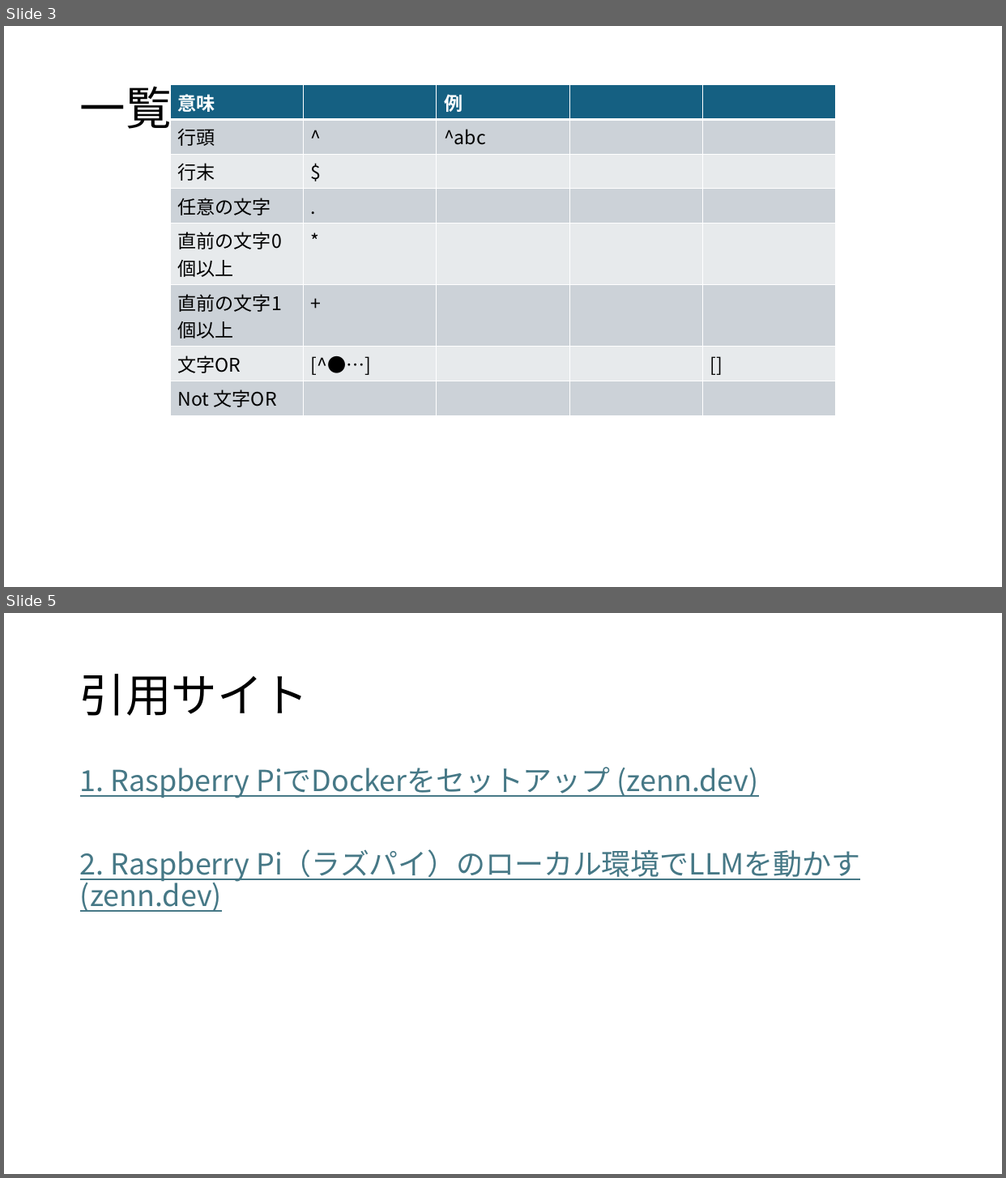
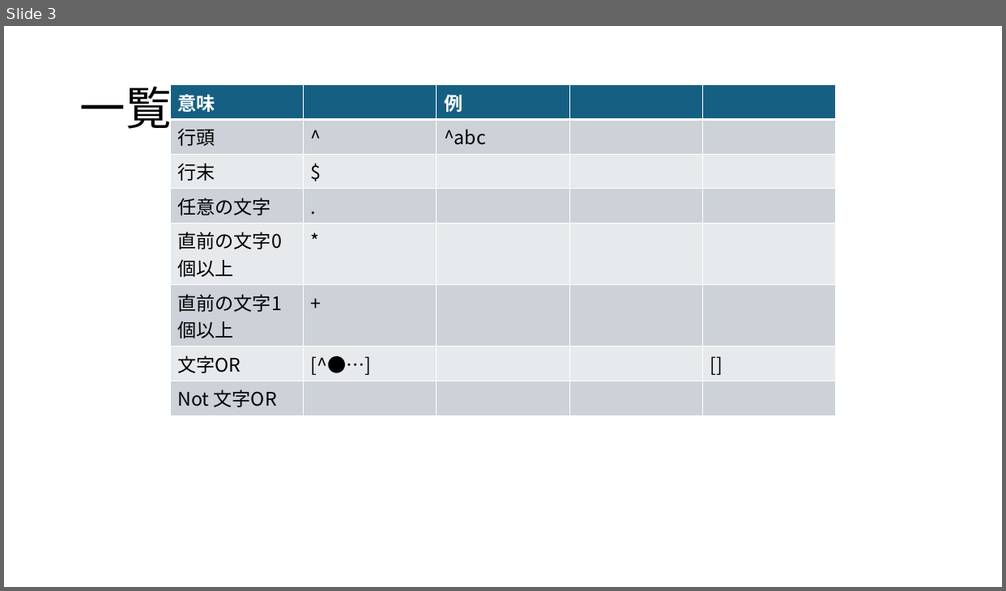
Before and after one commit to koga-miko/misc, a slide deck: raspberry-pi-report/すぐに使える正規表現.pptx. Shown one above the other, each under a label of ours: slides 3 and 5 before the commit, slide 3 after it; the slides between them are not shown. The pictures are 1006x1178 and 1006x591 pixels, drawn with LibreOffice and Linux fonts; fonts in the diff are those of the drawing. Boxes give left, top, right and bottom in pixels: in the first picture for what was removed or moved away, otherwise in the second. Text is boxed around its words. In the diff, an @@ line names an element or a change of style, - is before the commit and + after.

```diff
--- a/raspberry-pi-report/すぐに使える正規表現.pptx
+++ b/raspberry-pi-report/すぐに使える正規表現.pptx
@@ slide 5 removed at (4,613,1002,1174), background #FFFFFF @@
@@ title removed at (80,674,309,716) @@
-引用サイト
@@ text removed at (80,767,860,912) @@
-1. Raspberry PiでDockerをセットアップ (zenn.dev)
-2. Raspberry Pi（ラズパイ）のローカル環境でLLMを動かす (zenn.dev)
```
Also in this commit, not shown: 1 slide changed, 3 slides added.
